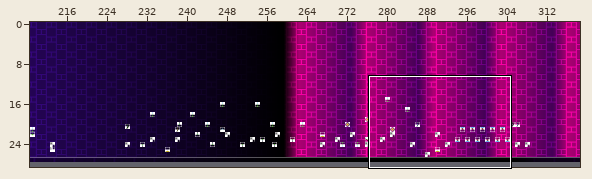
Tiled map: levels/chr_data/tmx/xstep.tmx. Above, an overview of the earlier version with the close-up marked.
Close-up. Before:
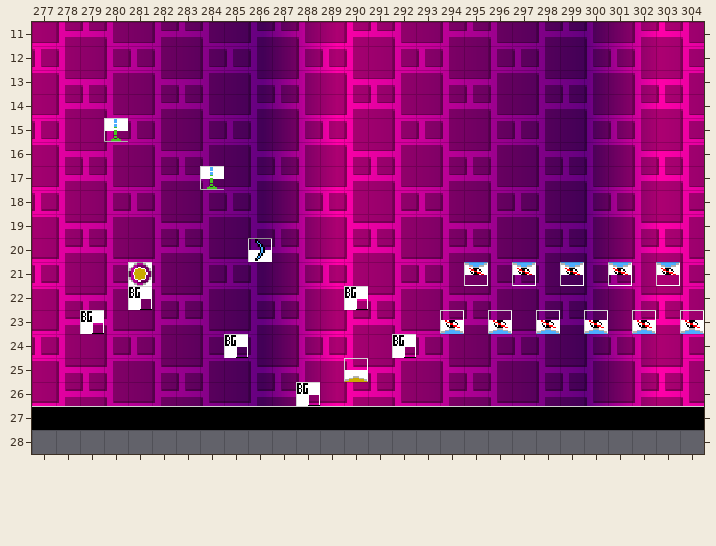
Cells are 16x16 px. Shown: x 277..304, y 11..28. The commit also changed other parts of the map, which this record leaves out. Not drawn, because the pictures are missing: unchanged layers "Layer 2", "Layer 3".
Now the later version:
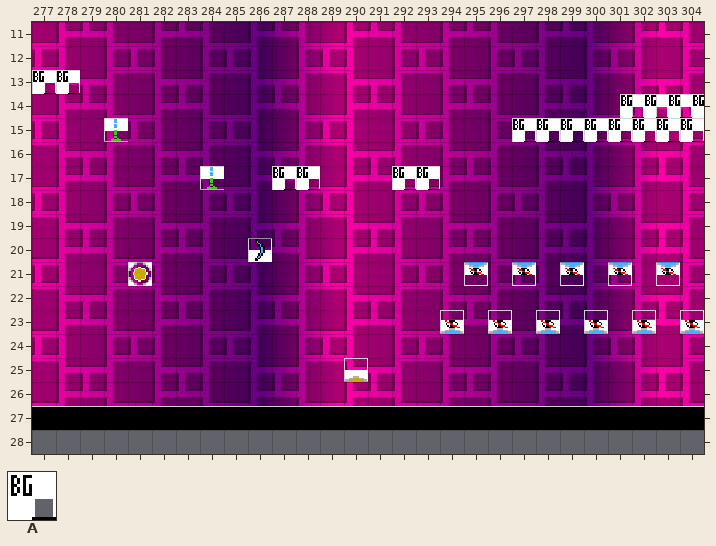
Key: from "sprites": A 256 "BG colour trigger".
Objects are placed by their top-left corner, in cells (3,4 is the top-left corner of cell 3,4); size is 1x1 cell unless given.
Change:
--- layer "SP"
+A "BG colour trigger" at 277,13
+A "BG colour trigger" at 278,13
+A "BG colour trigger" at 301.5,14
+A "BG colour trigger" at 302.5,14
+A "BG colour trigger" at 303.5,14
+A "BG colour trigger" at 304.5,14
+A "BG colour trigger" at 297,15
+A "BG colour trigger" at 298,15
+A "BG colour trigger" at 299,15
+A "BG colour trigger" at 300,15
+A "BG colour trigger" at 301,15
+A "BG colour trigger" at 302,15
+A "BG colour trigger" at 303,15
+A "BG colour trigger" at 304,15
+A "BG colour trigger" at 287,17
+A "BG colour trigger" at 288,17
+A "BG colour trigger" at 292,17
+A "BG colour trigger" at 293,17
-A "BG colour trigger" at 281,22
-A "BG colour trigger" at 290,22
-A "BG colour trigger" at 279,23
-A "BG colour trigger" at 285,24
-A "BG colour trigger" at 292,24
-A "BG colour trigger" at 288,26
